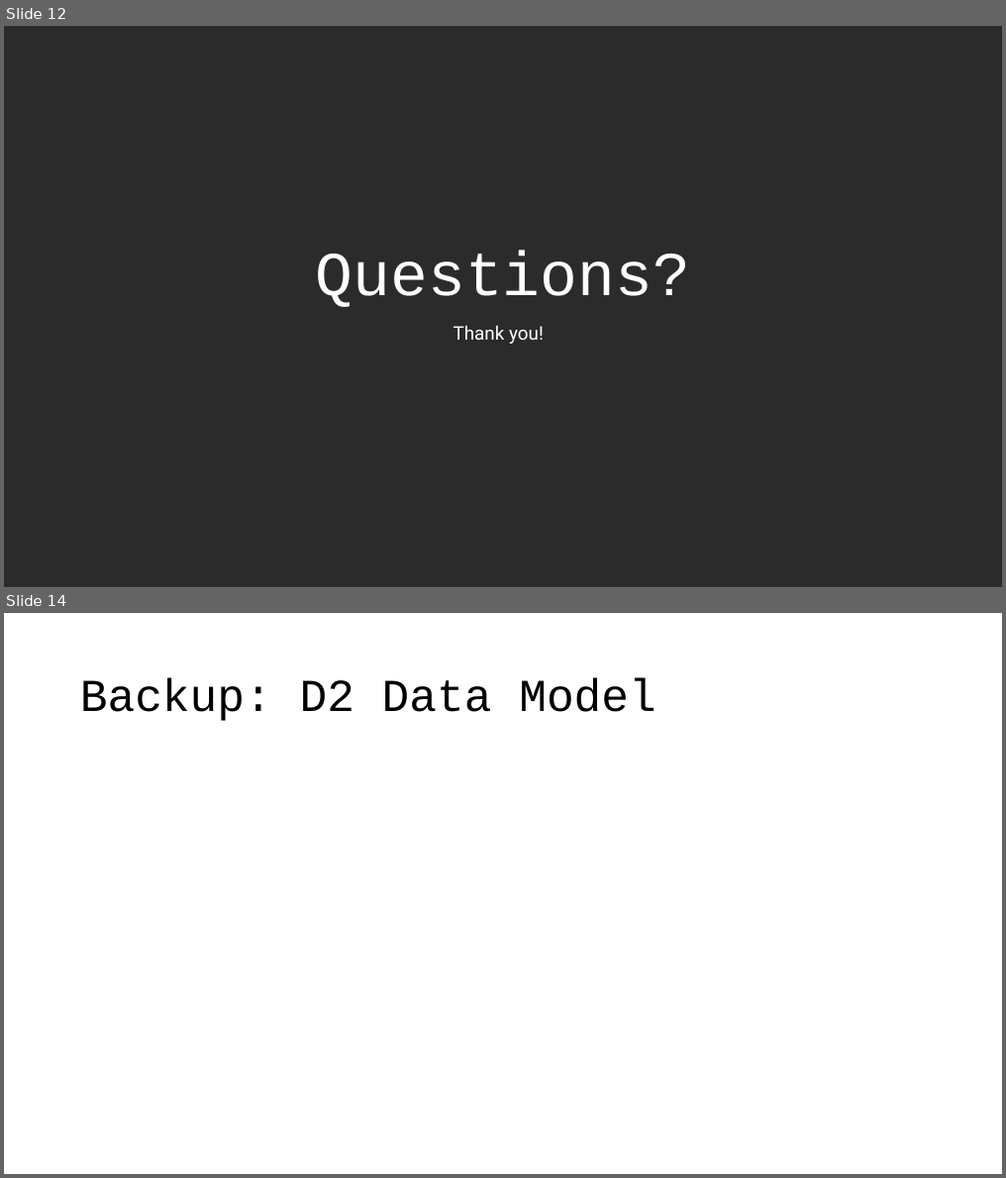
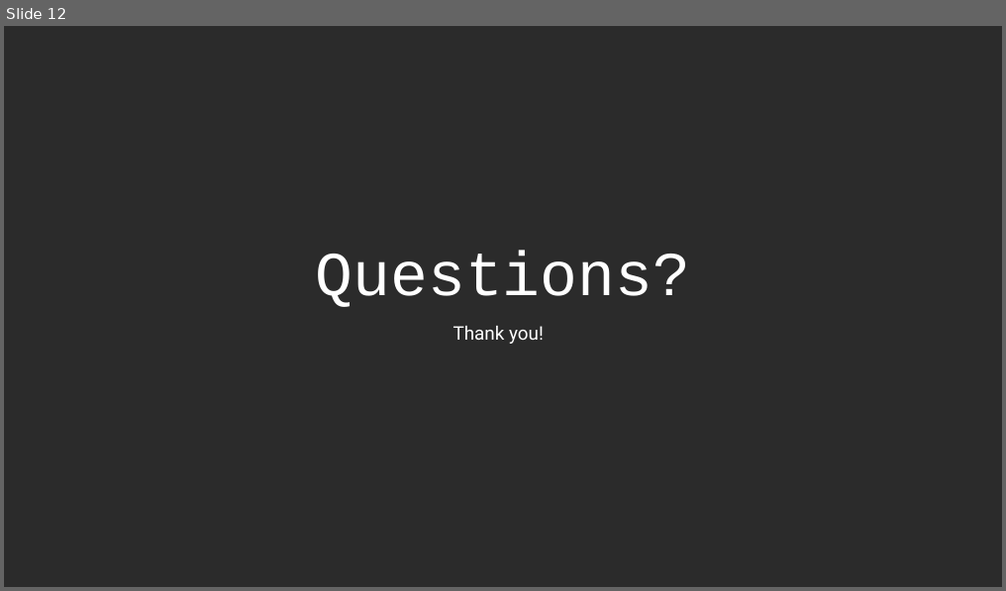
Before and after one commit to AllyOI/model-recommend, a slide deck: Presentation/ModelRecommend_Presentation_Final.pptx. Shown one above the other, each under a label of ours: slides 12 and 14 before the commit, slide 12 after it; the slides between them are not shown. The pictures are 1006x1178 and 1006x591 pixels, drawn with LibreOffice and Linux fonts; fonts in the diff are those of the drawing; background and template pictures are left out; a plain dark background stands for a picture behind light text. Boxes give left, top, right and bottom in pixels: in the first picture for what was removed or moved away, otherwise in the second. Text is boxed around its words. In the diff, an @@ line names an element or a change of style, - is before the commit and + after.

```diff
--- a/Presentation/ModelRecommend_Presentation_Final.pptx
+++ b/Presentation/ModelRecommend_Presentation_Final.pptx
@@ slide 14 removed at (4,613,1002,1174), background picture (left out) @@
@@ title removed at (80,679,656,721) @@
-Backup: D2 Data Model
```
Also in this commit, not shown: 2 other slides removed, 4 other files.
